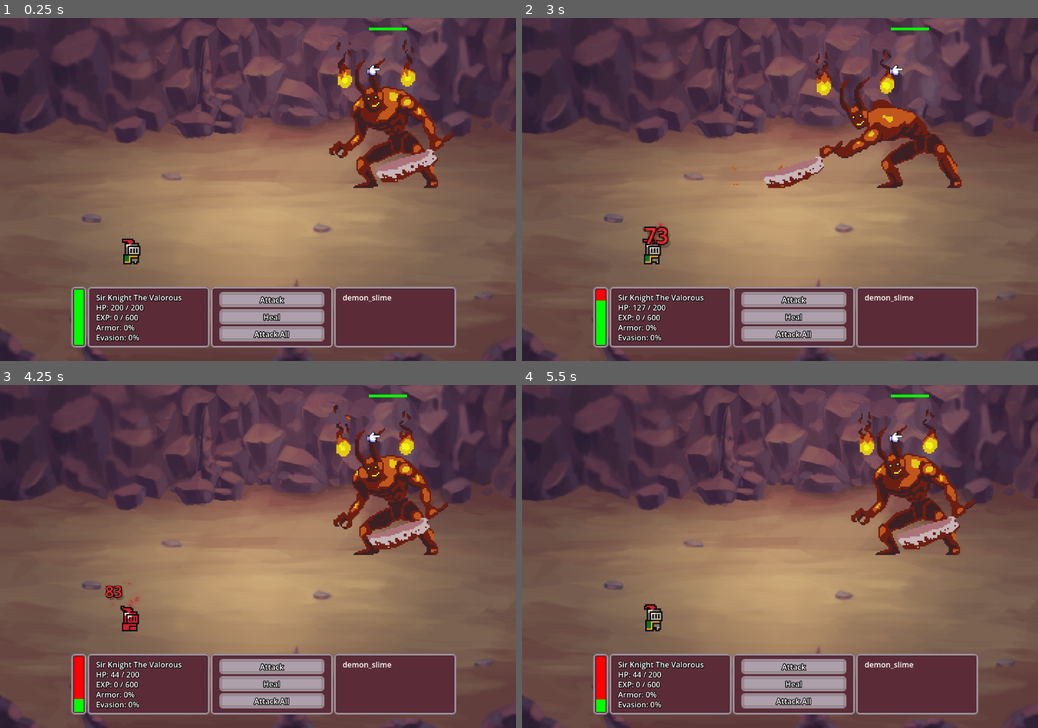
Above: before the commit, frames 1-4 (two rows, left to right).
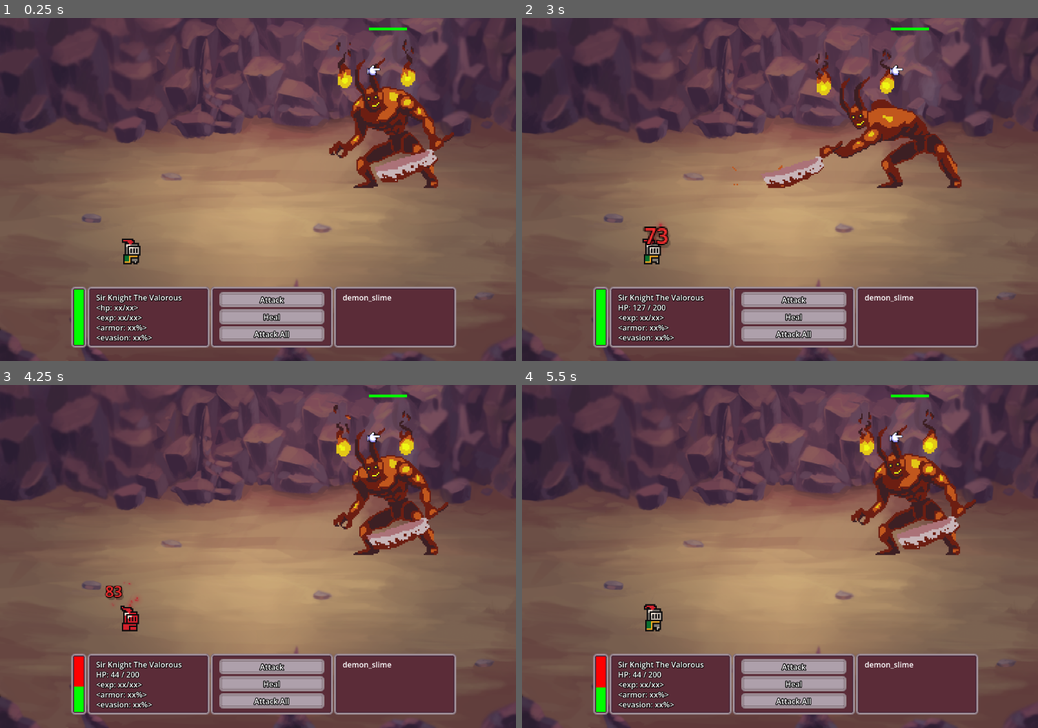
Above: after the commit, the same moments.

Repository: JosiahKey/new-beginnings-version-0.1.0
Game: Godot game, scene res://Scenes/Combat_Boss.tscn
Same seed, same stepped clock (60 frames per second), same inputs: the game is played once before the commit and once after it. This scene is started directly instead of the project's main scene.
Inputs (mouse positions are in pixels of both pictures, inside the frame that each line leads up to):
- Up to frame 1 (0.25 s): no input
- Up to frame 2 (3 s): click "Heal" at 0.5 s; move the mouse to (754, 258) at 1.27 s; hold W (move_up) 1.28-2 s; click (754, 258) at 1.35 s; drag from (934, 240) to (754, 258) at 2.02 s; move the mouse to (625, 138) at 2.77 s; hold A (move_left) from 2.78 s (still down); hold T (hidehint) from 2.78 s (still down)
- Up to frame 3 (4.25 s): release A (move_left) at 3.5 s; release T (hidehint) at 3.5 s; drag from (283, 556) to (103, 505) at 3.52 s
- Up to frame 4 (5.5 s): move the mouse to (702, 470) at 4.27 s; hold S (move_down) 4.28-5 s; hold E (Interact) 4.28-5 s; drag from (893, 539) to (702, 470) at 5.02 s

The runs differ from the first frame. In frame 1, 0.6% of the frame differs, in the area x 18-30%, y 83-95%; in frame 2, 0.5%; in frame 3, 0.5%; in frame 4, 0.5%.
Error before the commit: Invalid assignment of property or key 'tooltip_text' with value of type 'String' on a base object of type 'null instance'. (res://Scripts/combat_ui.gd:44)
Error after the commit: Invalid assignment of property or key 'text' with value of type 'String' on a base object of type 'null instance'. (res://Scripts/combat_ui.gd:36)

Commit message:
adding new enemies
-added wasp and werewolf
-nerfed runaway. now 50% chance to fail
-all in is a little weak. so added accuracy and make player take a percentage of max health
-fixed player always deals +1 damage
-nerf max heals to 2

Diff:
--- a/Data/biome_data.json
+++ b/Data/biome_data.json
@@ -16,12 +16,12 @@
 	  "green_slime": 5,
 	  "purple_slime": 0,
 	  "rat": 5,
-	  "wasp": 0,
+	  "wasp": 3,
 	  "funguy": 2,
 	  "djinn_bandit": 0,
 	  "shade": 0,
 	  "red_ogre": 0,
-	  "werewolf": 0,
+	  "werewolf": 1,
 	  "yeti": 0,
 	  "demon_slime": 0
 	},
--- a/Data/enemy_data.json
+++ b/Data/enemy_data.json
@@ -40,15 +40,15 @@
   },
   "10004": {
 	"enemy_name": "wasp",
-	"Max_hp": 100,
-	"Current_hp": 100,
+	"Max_hp": 50,
+	"Current_hp": 50,
 	"Damage_min": 10,
-	"Damage_max": 30,
-	"Accuracy": 65,
-	"Evasion": 5,
+	"Damage_max": 20,
+	"Accuracy": 80,
+	"Evasion": 25,
 	"PDR": 0,
-	"Speed": 1,
-	"EXP": 50,
+	"Speed": 13,
+	"EXP": 500,
 	"Loot": 1
   },
   "10005": {
@@ -74,7 +74,7 @@
 	"Evasion": 5,
 	"PDR": 0,
 	"Speed": 12,
-	"EXP": 500,
+	"EXP": 600,
 	"Loot": 1
   },
   "10007": {
@@ -100,20 +100,20 @@
 	"Evasion": 5,
 	"PDR": 0,
 	"Speed": 14,
-	"EXP": 3000,
+	"EXP": 4000,
 	"Loot": 3
   },
   "10009": {
 	"enemy_name": "werewolf",
-	"Max_hp": 100,
-	"Current_hp": 100,
-	"Damage_min": 10,
-	"Damage_max": 30,
-	"Accuracy": 65,
+	"Max_hp": 500,
+	"Current_hp": 500,
+	"Damage_min": 50,
+	"Damage_max": 80,
+	"Accuracy": 50,
 	"Evasion": 5,
 	"PDR": 0,
-	"Speed": 1,
-	"EXP": 50,
+	"Speed": 8,
+	"EXP": 2000,
 	"Loot": 2
   },
   "10010": {
@@ -126,7 +126,7 @@
 	"Evasion": 5,
 	"PDR": 0,
 	"Speed": 5,
-	"EXP": 2000,
+	"EXP": 3000,
 	"Loot": 2
   },
   "10011": {
--- a/Scripts/UI/combat_reward.gd
+++ b/Scripts/UI/combat_reward.gd
@@ -31,6 +31,7 @@
 	exp_text.text = "+"+str(experience)
 	self.visible = true
 	for l in loot:
+		print("loot roll")
 		randomize()
 		var loot_roll = randi_range(1,100)
 		if loot_roll < 30:
--- a/Scripts/combat_player.gd
+++ b/Scripts/combat_player.gd
@@ -60,7 +60,10 @@
 	player_finish_turn()
 
 func player_all_in_action():
-	PlayerData.stat_data["Current_hp"] = 1
+	if (PlayerData.stat_data["Current_hp"] - PlayerData.stat_data["Total_hp"]*0.2) >= 1:
+		PlayerData.stat_data["Current_hp"] -= PlayerData.stat_data["Total_hp"]*0.2
+	else:
+		PlayerData.stat_data["Current_hp"] = 1
 	#update hp label
 	SignalBus.player_hp_changed.emit()
 	var target_enemy = CombatData.selected_enemy
@@ -74,9 +77,9 @@
 		await get_tree().create_timer(0.3).timeout
 		SignalBus.enemy_selected.emit(target_enemy)
 		if roll_stat("Accuracy", true) == true: #half accuracy flag set to true
-			SignalBus.combat_action.emit("on_hit", roll_damage() * 2, "attack") #double damage
+			SignalBus.combat_action.emit("on_hit", roll_damage() * 2) #double damage
 		else:
-			SignalBus.combat_action.emit("on_miss", 0, "attack")
+			SignalBus.combat_action.emit("on_miss", 0)
 	player_finish_turn()
 
 func player_run_action():
@@ -86,6 +89,7 @@
 		SignalBus.combat_exited.emit()
 	else:
 		on_miss()
+		player_spr.play("attack")
 		player_finish_turn()
 
 func player_finish_turn():
@@ -97,13 +101,13 @@
 	randomize()
 	return randi_range(\
 	PlayerData.stat_data["Total_equipped_damage_min"] + PlayerData.get_total_stength() * 10,\
-	PlayerData.stat_data["Total_equipped_damage_max"] + PlayerData.get_total_stength() * 10)
+	PlayerData.stat_data["Total_equipped_damage_max"] + PlayerData.get_total_stength() * 10) - 1
 
-func roll_stat(stat: String, half_accuracy: bool = false) -> bool:
+func roll_stat(stat: String, reduced_accuracy: bool = false) -> bool:
 	randomize()
 	var roll: int = randi_range(0,100)
-	if stat == "Accuracy" and half_accuracy == true:
-		if roll >= PlayerData.stat_data[stat]/2:
+	if stat == "Accuracy" and reduced_accuracy == true:
+		if roll >= PlayerData.stat_data[stat]-20:
 			return false
 		else:
 			return true
--- a/Scripts/combat_ui.gd
+++ b/Scripts/combat_ui.gd
@@ -1,5 +1,6 @@
 extends CanvasLayer
 
+@onready var heal_label = $Background_Image/Sub_Menus/Action_Panel/ScrollContainer/Actions_Container/action_button2/Label
 @onready var hp_bar: TextureProgressBar = $Background_Image/Sub_Menus/HP_Bar/MarginContainer/Health_Prog
 @onready var exp_label: Label = $Background_Image/Sub_Menus/Player_Panel/VBoxContainer/EXP
 @onready var hp_label: Label = $Background_Image/Sub_Menus/Player_Panel/VBoxContainer/Combat_Hp_Label
@@ -22,7 +23,7 @@
 var players_turn: bool = false
 var action_points = PlayerData.get_total_speed()
 
-var num_of_heals = 3
+var num_of_heals = 2
 
 func _ready() -> void:
 	GameState.state = "Combat"
@@ -32,6 +33,7 @@
 	SignalBus.connect("player_hp_changed", Callable(self, "update_hp"))
 	SignalBus.connect("num_enemies_changed", Callable(self, "update_enemy_info"))
 
+	heal_label.text = "Heal - " + str(num_of_heals) + " left"
 	exp_label.text = "EXP: " + str(int(PlayerData.stat_data["Experience"])) + " / " + str(int(PlayerData.stat_data["Exp_to_next_level"]))
 	hp_bar.max_value = PlayerData.stat_data["Total_hp"]
 	hp_bar.value = PlayerData.stat_data["Current_hp"]
@@ -50,10 +52,10 @@
 	+ "\nDamage: " + str(int(PlayerData.get_min_damage()/3.0)) + "-" + str(int(PlayerData.get_max_damage()/3.0))\
 	+ "\nChance to hit: " + str(int(PlayerData.stat_data["Accuracy"])) + "%"
 	action4.tooltip_text = "Don't do it you coward"
-	action5.tooltip_text = "Reduces HP to 1"\
-	+ "\nAttack one enemy once for 2x damage with half accuracy"\
+	action5.tooltip_text = "Reduces HP by 20% of max HP"\
+	+ "\nAttack one enemy once for 2x damage with 20% less accuracy"\
 	+ "\nDamage: " + str(int(PlayerData.get_min_damage()*2.0)) + "-" + str(int(PlayerData.get_max_damage()*2.0))\
-	+ "\nChance to hit: " + str(int(PlayerData.stat_data["Accuracy"]/2.0)) + "%"
+	+ "\nChance to hit: " + str(int(PlayerData.stat_data["Accuracy"]-20)) + "%"
 
 func update_hp():
 	var tween = get_tree().create_tween()
@@ -93,10 +95,9 @@
 	players_turn = false
 
 func _on_action_button_2_pressed() -> void:
-	var label = $Background_Image/Sub_Menus/Action_Panel/ScrollContainer/Actions_Container/action_button2/Label
 	if num_of_heals >= 1:
 		num_of_heals -= 1
-		label.text = "Heal - " + str(num_of_heals) + " left"
+		heal_label.text = "Heal - " + str(num_of_heals) + " left"
 		get_node("select").playing = true
 		$Background_Image/Player.player_heal_action()
 		actions_container.visible = false
